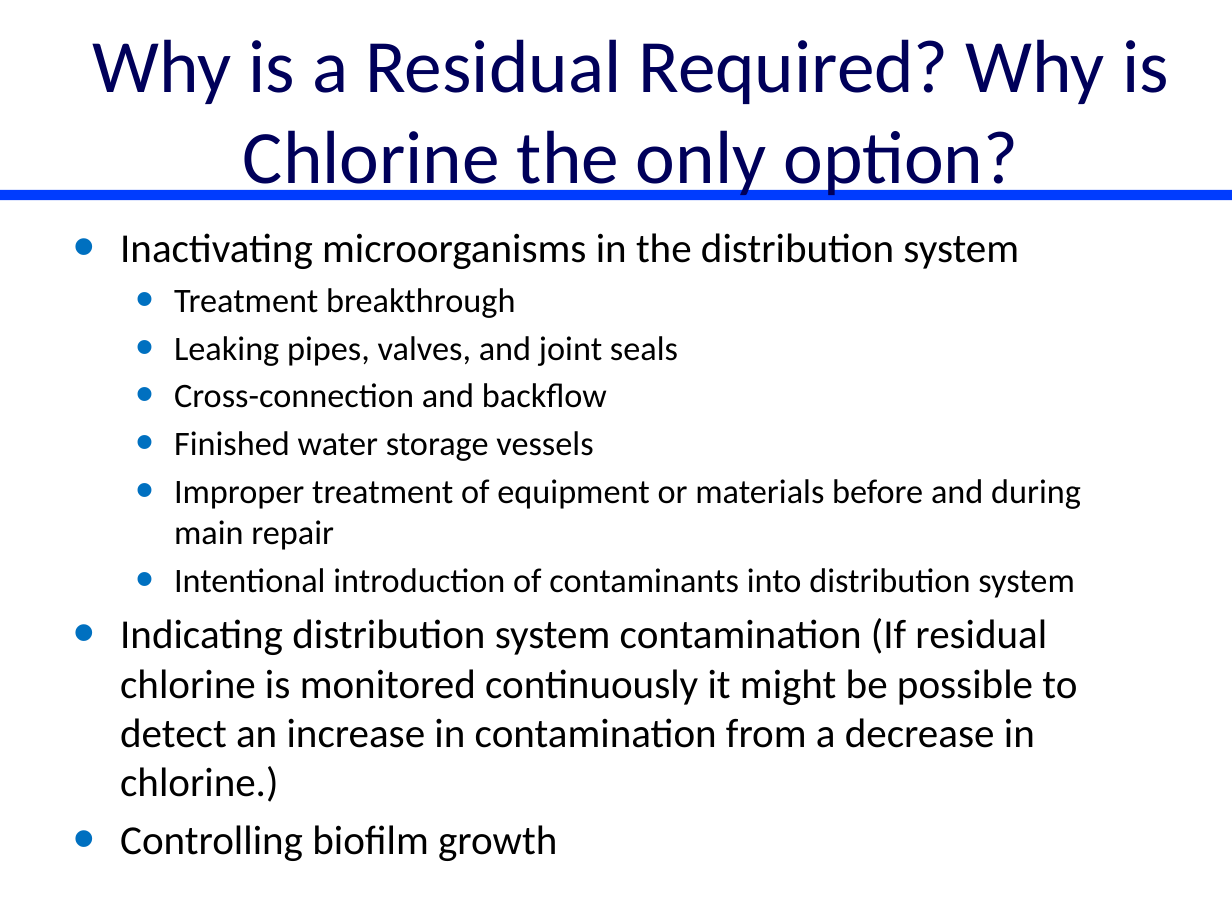
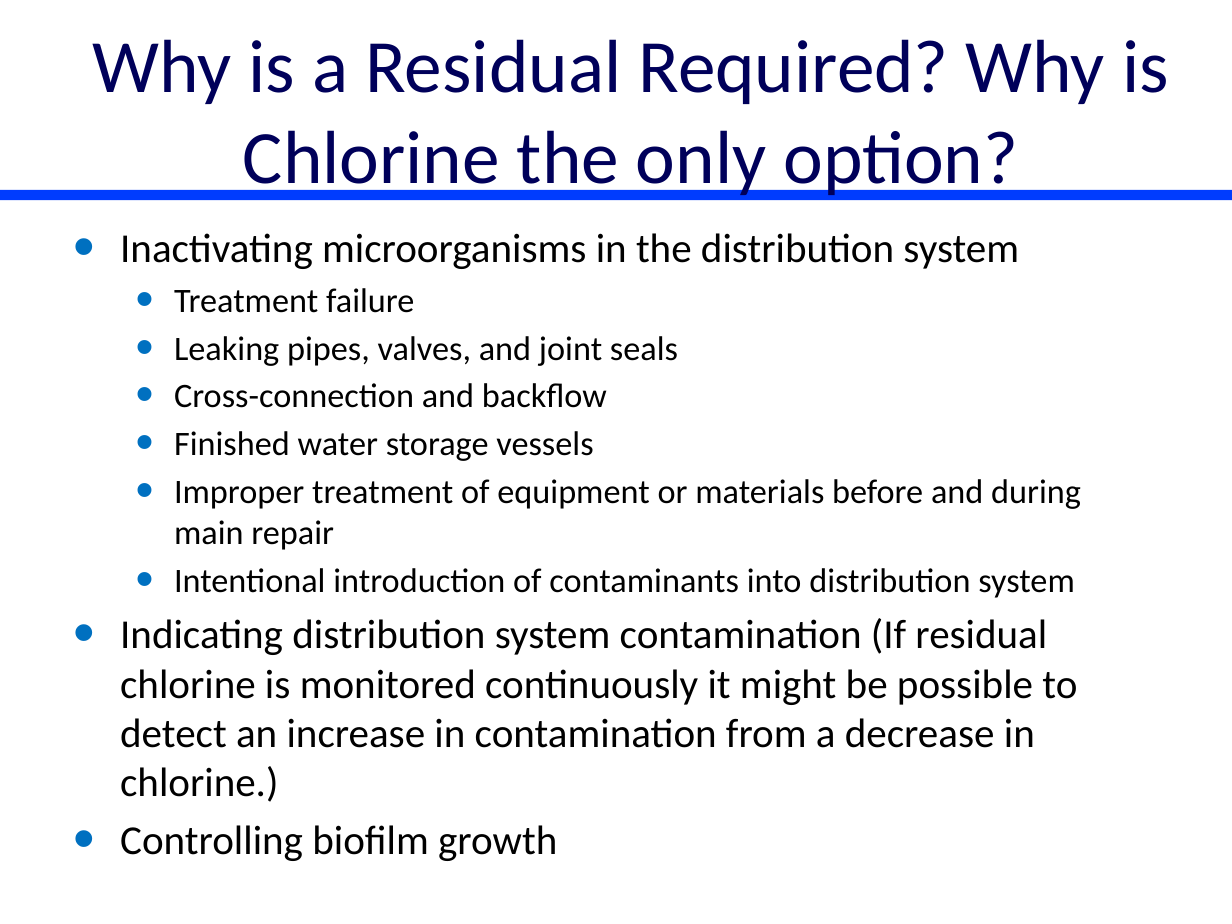
Before and after one commit to monroews/CEE4520Lectures, a slide deck: slide 11 of Disinfection.pptx. Drawn at 1232x924 pixels with LibreOffice and Linux fonts; fonts in the diff are those of the drawing. Boxes give left, top, right and bottom in pixels: in the first picture for what was removed or moved away, otherwise in the second. Text is boxed around its words. In the diff, an @@ line names an element or a change of style, - is before the commit and + after.

```diff
--- a/Disinfection.pptx
+++ b/Disinfection.pptx
@@ text at <box>174,288,414,313</box>: text changed @@
-  • Treatment breakthrough
+  • Treatment failure
```
Also in this commit, not shown: 6 other slides changed, 1 other file.
